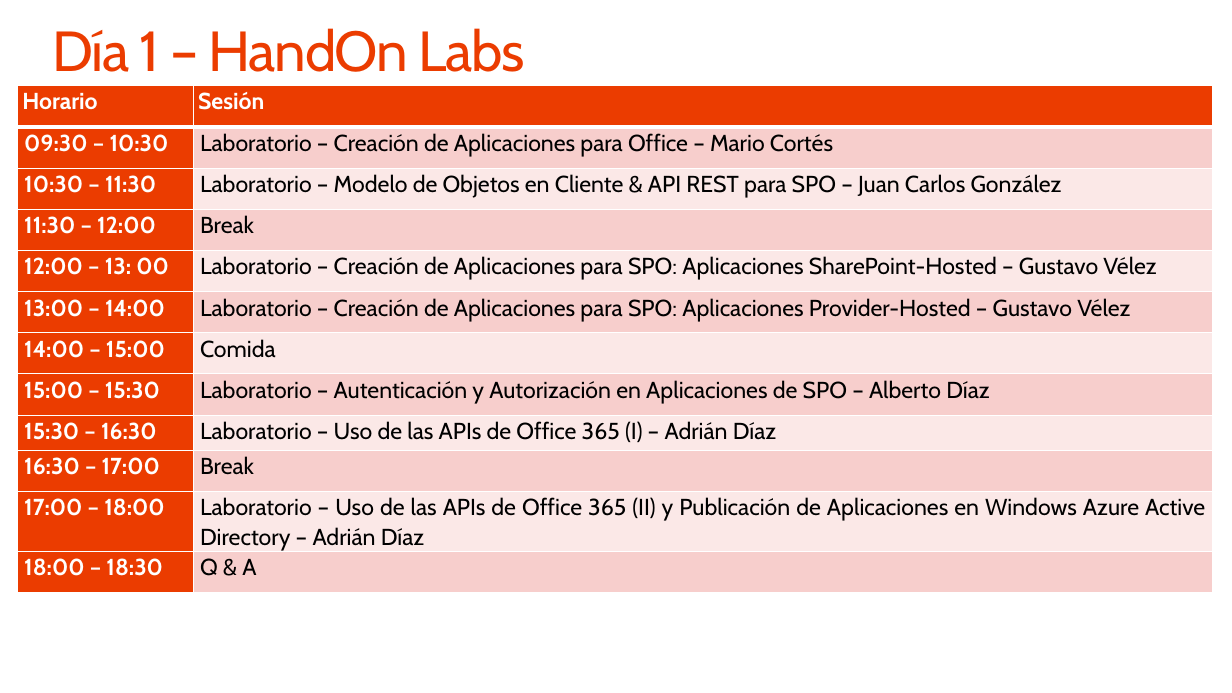
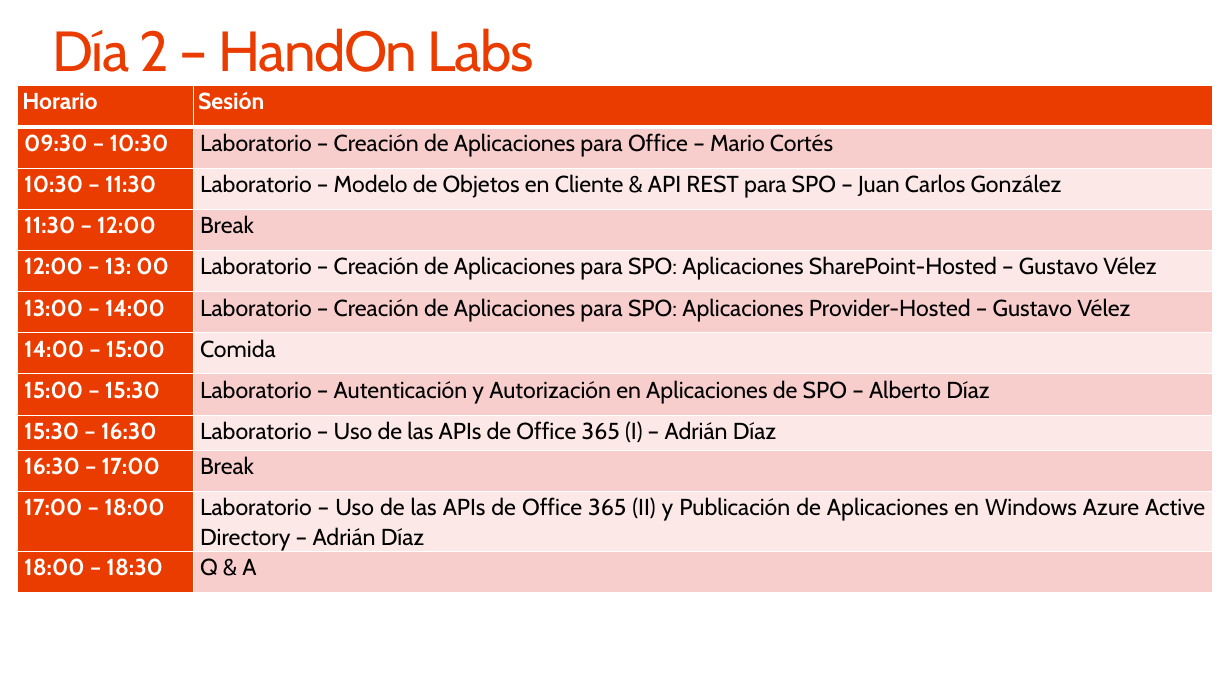
Before and after one commit to CompartiMOSS/Office-365-Ignite, a slide deck: slide 4 of 00 Agenda Curso O 365.pptx. Drawn at 1232x693 pixels with LibreOffice and Linux fonts; fonts in the diff are those of the drawing; background and template pictures are left out. Boxes give left, top, right and bottom in pixels: in the first picture for what was removed or moved away, otherwise in the second. Text is boxed around its words. In the diff, an @@ line names an element or a change of style, - is before the commit and + after.

Commit message:
Correción agenda

```diff
--- a/00 Agenda Curso O 365.pptx
+++ b/00 Agenda Curso O 365.pptx
@@ title at <box>52,28,534,72</box>: text changed @@
-Día 1 – HandOn Labs
+Día 2 – HandOn Labs
```
